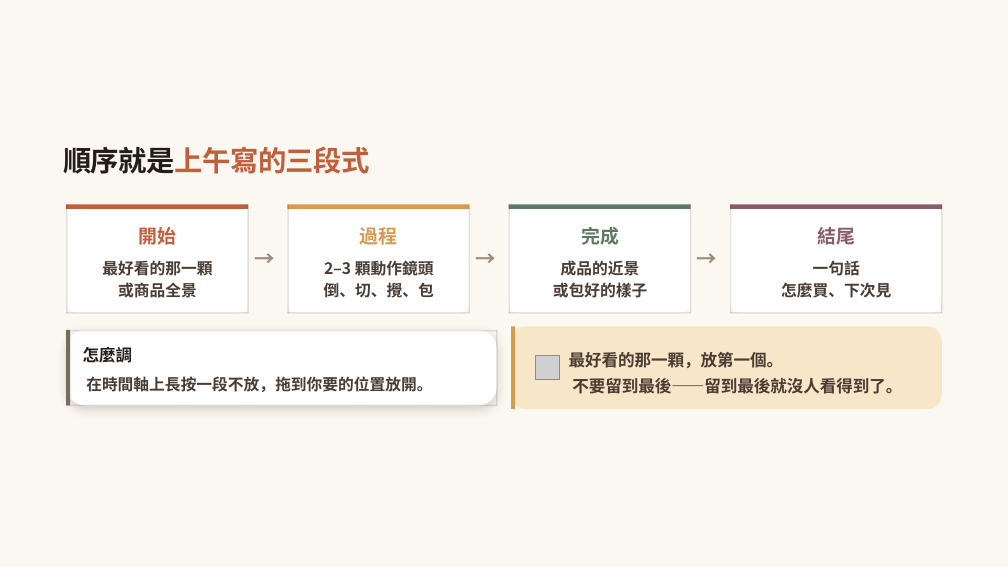
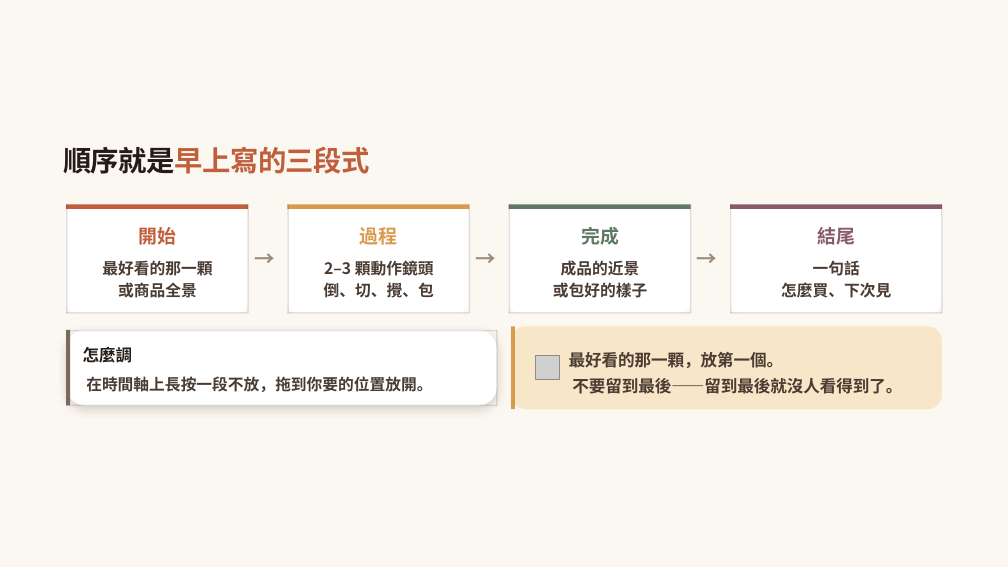
Before and after one commit to ja9705110/gogoeveryday, a slide deck: slide 53 of photo-course-2/手機拍攝商品與影像編修基礎2_商品短影音.pptx (slide 69 before the commit). Drawn at 1008x567 pixels with LibreOffice and Linux fonts; fonts in the diff are those of the drawing; grey boxes stand for pictures; background and template pictures are left out. Boxes give left, top, right and bottom in pixels: in the first picture for what was removed or moved away, otherwise in the second. Text is boxed around its words. In the diff, an @@ line names an element or a change of style, - is before the commit and + after.

```diff
--- a/photo-course-2/手機拍攝商品與影像編修基礎2_商品短影音.pptx
+++ b/photo-course-2/手機拍攝商品與影像編修基礎2_商品短影音.pptx
@@ text at bbox=[63, 146, 370, 174]: text changed @@
-順序就是上午寫的三段式
+順序就是早上寫的三段式
```
Also in this commit, not shown: 13 other slides changed, 7 slides added, 11 slides removed, 8 other files.
